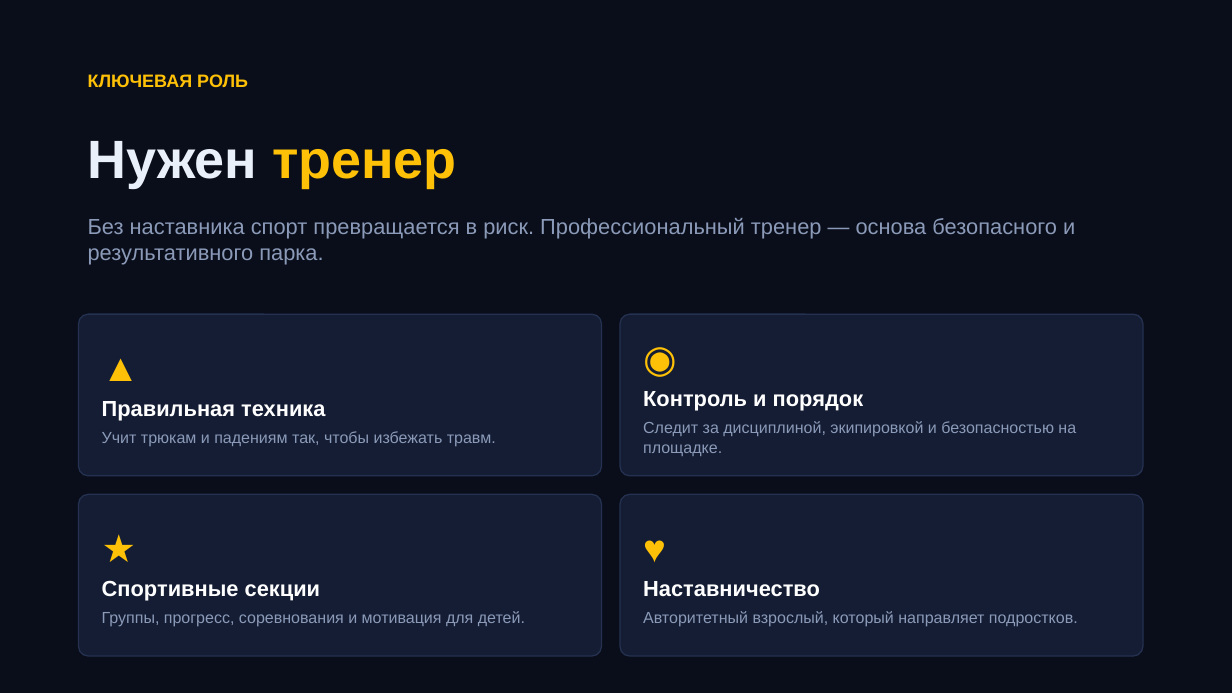
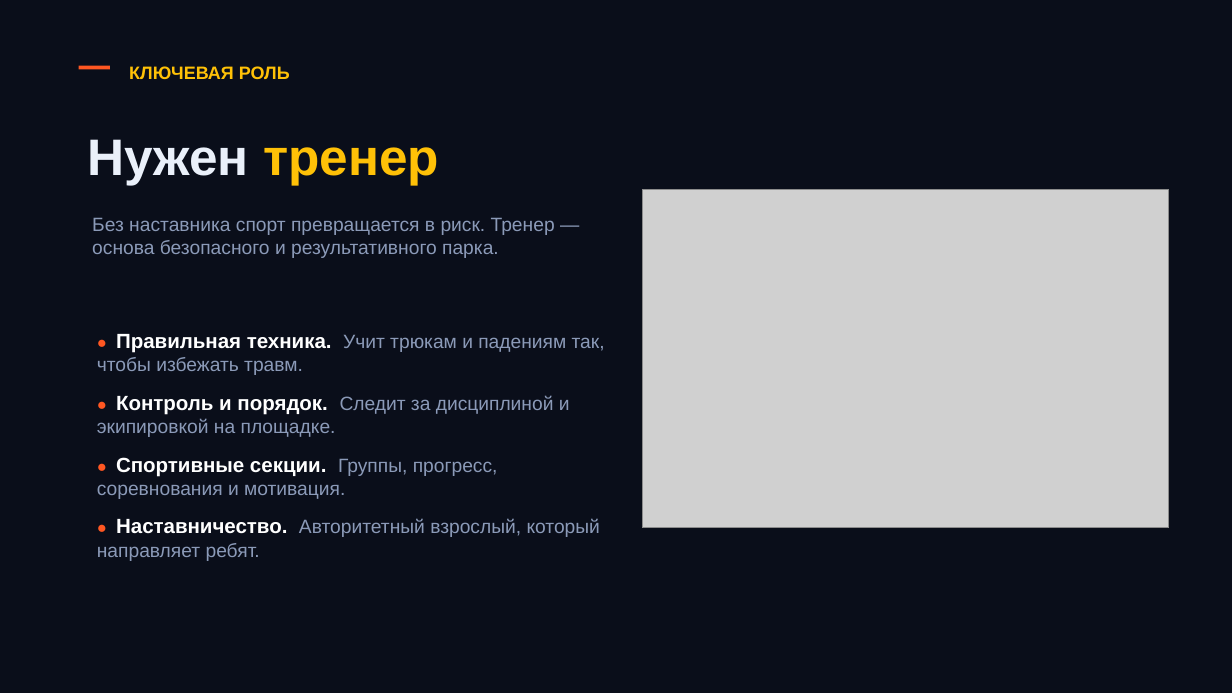
Before and after one commit to sommeliermitrofanov-code/napitki-fartuny, a slide deck: slide 6 of skatepark.pptx. Drawn at 1232x693 pixels with LibreOffice and Linux fonts; fonts in the diff are those of the drawing; grey boxes stand for pictures. Boxes give left, top, right and bottom in pixels: in the first picture for what was removed or moved away, otherwise in the second. Text is boxed around its words. In the diff, an @@ line names an element or a change of style, - is before the commit and + after.

```diff
--- a/skatepark.pptx
+++ b/skatepark.pptx
@@ text "КЛЮЧЕВАЯ РОЛЬ": place and size @@
-text "КЛЮЧЕВАЯ РОЛЬ" at (88,74,248,87)
+text "КЛЮЧЕВАЯ РОЛЬ" at (129,66,290,79)
@@ rectangle added at (79,66,110,69), fill #FF5722 @@
@@ text "Нужен тренер" at (88,139,439,186): size 42 to 40 pt @@
@@ picture added at (642,189,1169,528) @@
@@ text at (92,218,555,258): text changed; size 17 to 15 pt @@
-Без наставника спорт превращается в риск. Профессиональный тренер — основа безопасного и результативного парка.
+Без наставника спорт превращается в риск. Тренер — основа безопасного и результативного парка.
@@ rounded rectangle removed at (79,314,602,476) @@
-▲
-Правильная техника
-Учит трюкам и падениям так, чтобы избежать травм.
@@ text "● Правильная техника. Учит трюкам ...": place and size @@
-text "● Правильная техника. Учит трюкам ..." at (620,314,1143,476)
+text "● Правильная техника. Учит трюкам ..." at (97,334,605,561)
@@ text "● Правильная техника. Учит трюкам ..." at (97,334,605,561): vertical alignment middle to top; fill #141D33 to none; outline #243150 1 pt to none @@
@@ text at (97,334,605,561): text changed; size 12.5 to 15 pt @@
-◉
-Контроль и порядок
-Следит за дисциплиной, экипировкой и безопасностью на площадке.
+● Правильная техника. Учит трюкам и падениям так, чтобы избежать травм.
+● Контроль и порядок. Следит за дисциплиной и экипировкой на площадке.
+● Спортивные секции. Группы, прогресс, соревнования и мотивация.
+● Наставничество. Авторитетный взрослый, который направляет ребят.
@@ rounded rectangle removed at (79,494,602,656) @@
-★
-Спортивные секции
-Группы, прогресс, соревнования и мотивация для детей.
@@ rounded rectangle removed at (620,494,1143,656) @@
-♥
-Наставничество
-Авторитетный взрослый, который направляет подростков.
```
Also in this commit, not shown: 9 other slides changed, 26 other files.
